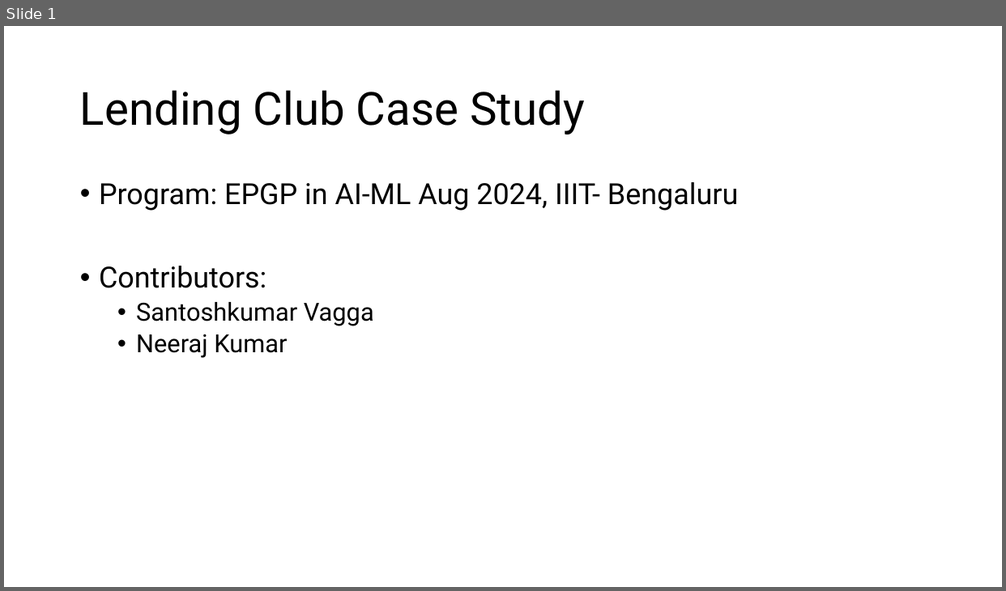
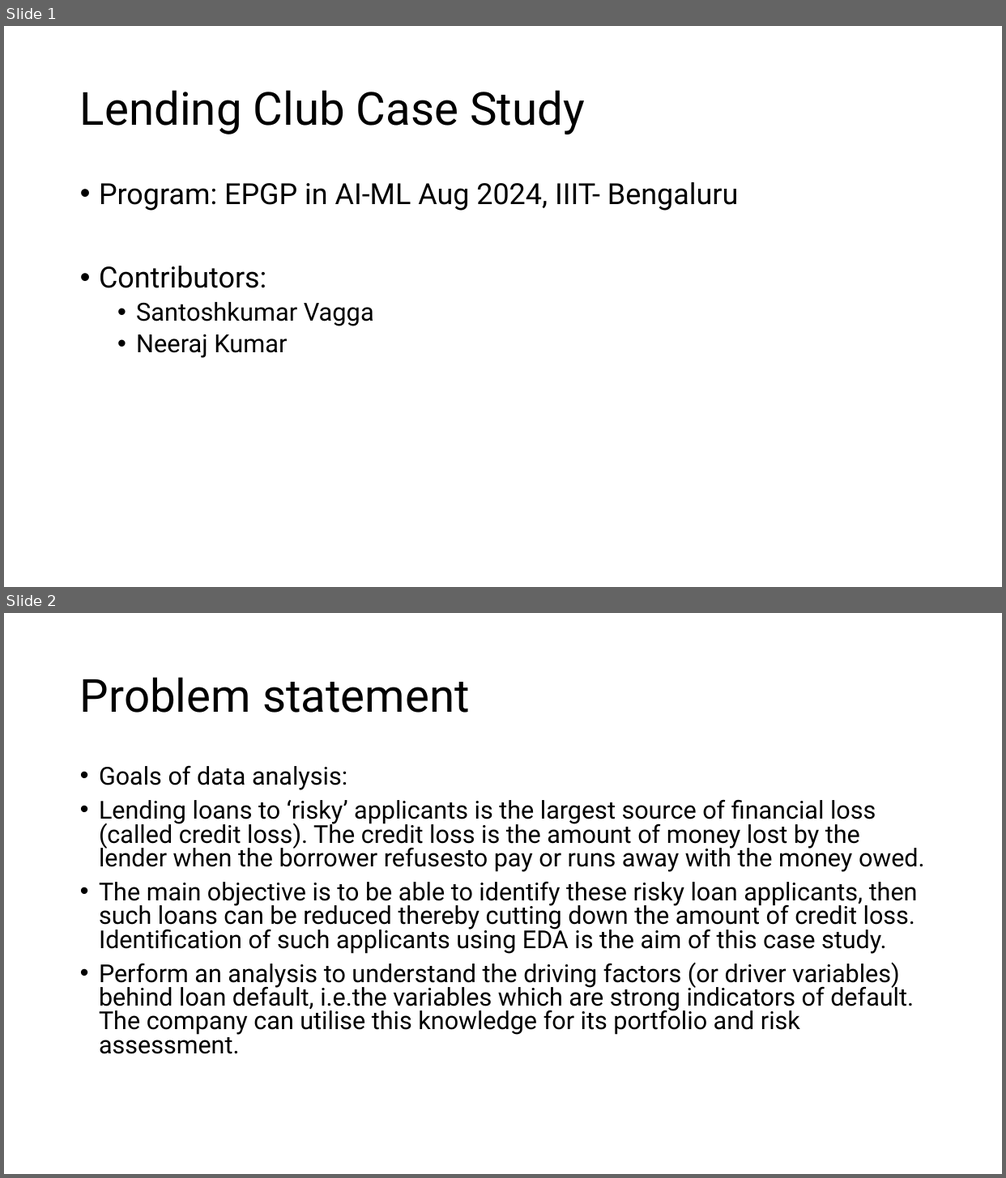
Before and after one commit to devsan95/LendingClubCaseStudy, a slide deck: Lending Club Case Study.pptx. Shown one above the other, each under a label of ours: slide 1 before the commit, slides 1 and 2 after it. The pictures are 1006x591 and 1006x1178 pixels, drawn with LibreOffice and Linux fonts; fonts in the diff are those of the drawing. Boxes give left, top, right and bottom in pixels: in the first picture for what was removed or moved away, otherwise in the second. Text is boxed around its words. In the diff, an @@ line names an element or a change of style, - is before the commit and + after.

```diff
--- a/Lending Club Case Study.pptx
+++ b/Lending Club Case Study.pptx
@@ slide 2 added at [4,613,1002,1174], background #FFFFFF @@
@@ title added at [80,677,470,713], 44 pt, text #000000 @@
+Problem statement
@@ text added at [99,765,925,1054], 23.8 pt, text #000000 @@
+• Goals of data analysis:
+• Lending loans to ‘risky’ applicants is the largest source of financial loss (called credit loss). The credit loss is the amount of money lost by the lender when the borrower refusesto pay or runs away with the money owed.
+• The main objective is to be able to identify these risky loan applicants, then such loans can be reduced thereby cutting down the amount of credit loss. Identification of such applicants using EDA is the aim of this case study.
+• Perform an analysis to understand the driving factors (or driver variables) behind loan default, i.e.the variables which are strong indicators of default.
+  The company can utilise this knowledge for its portfolio and risk assessment.
```
Also in this commit, not shown: 19 other slides added, 1 slide removed, 1 other file.
